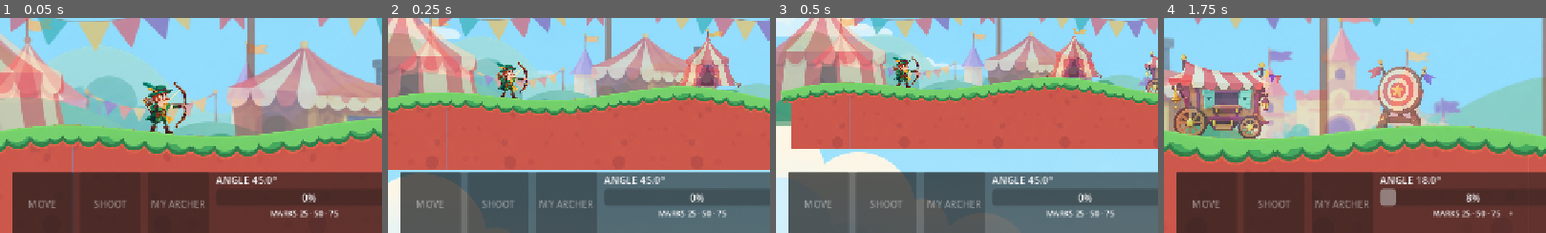
Above: before the commit, frames 1-4 (left to right).
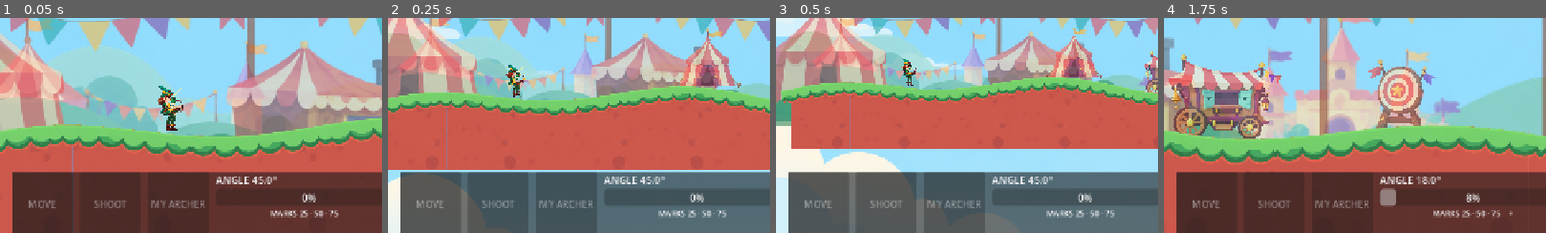
Above: after the commit, the same moments.

Repository: Xiangyu-Gu-6/Archers-Battle-Demo
Game: Godot game, scene res://scenes/Main.tscn
The game is run twice, just before and just after one commit, with the same random seed, the same clock (stepped at 60 frames per second) and the same inputs.
Inputs (mouse positions are % of the whole screen's width and height, from its top left):
- Up to frame 1 (0.05 s): no input
- Up to frame 2 (0.25 s): no input
- Up to frame 3 (0.5 s): no input
- Up to frame 4 (1.75 s): click "SKIP MAP INTRO" at 0.5 s; tap Enter at 1.25 s; move the mouse to (72, 45) at 1.27 s; hold D (move_right) from 1.28 s (still down); hold Space (charge) from 1.28 s (still down); click (72, 45) at 1.42 s
The pictures show only the part of the screen within x 0-50%, y 47-97%; the shares and areas given below are measured in that part.

The runs differ from the first frame. In frame 1, 1.7% of the frame differs, in the area x 37-50%, y 29-54%; in frame 2, 0.8%; in frame 3, 0.6%; in frame 4, nothing differs.

Commit message:
feat: integrate emerald ranger combat rig

Diff:
--- a/scripts/archer.gd
+++ b/scripts/archer.gd
@@ -1,16 +1,21 @@
 class_name Archer
 extends Node2D
 
-const PLAYER_TEXTURE := preload("res://assets/art/characters/emerald_ranger_ingame_100px_right_v01.png")
 const CPU_TEXTURE := preload("res://assets/art/characters/shipwreck_shark_ingame_100px_left_v01.png")
+const EmeraldRangerRigScript := preload("res://scripts/emerald_ranger_rig.gd")
 
 var display_name := "Archer"
 var side := 0
 var health := 100
 var max_health := 100
-var aim_angle := 45.0
+var aim_angle := 45.0:
+	set(value):
+		aim_angle = value
+		if is_instance_valid(rig_visual):
+			rig_visual.set_aim_degrees(value)
 var body_color := Color("#52a7ff")
 var art_sprite: Sprite2D
+var rig_visual: EmeraldRangerRig
 
 func setup(which_side: int, label_text: String, color: Color, hp: int) -> void:
 	side = which_side
@@ -23,9 +28,16 @@
 
 func _build_art_sprite() -> void:
 	if is_instance_valid(art_sprite): art_sprite.queue_free()
+	if is_instance_valid(rig_visual): rig_visual.queue_free()
+	if side == 0:
+		rig_visual = EmeraldRangerRigScript.new()
+		rig_visual.name = "AnimatedCharacterRig"
+		add_child(rig_visual)
+		rig_visual.set_aim_degrees(aim_angle)
+		return
 	art_sprite = Sprite2D.new()
 	art_sprite.name = "CharacterArt"
-	art_sprite.texture = PLAYER_TEXTURE if side == 0 else CPU_TEXTURE
+	art_sprite.texture = CPU_TEXTURE
 	art_sprite.centered = false
 	art_sprite.position = Vector2(-80.0, -116.0)
 	art_sprite.texture_filter = CanvasItem.TEXTURE_FILTER_LINEAR
@@ -43,7 +55,21 @@
 
 func apply_damage(amount: int) -> void:
 	health = maxi(0, health - amount)
+	if is_instance_valid(rig_visual):
+		rig_visual.play_hit()
 	queue_redraw()
+
+func set_visual_state(state: StringName) -> void:
+	if is_instance_valid(rig_visual):
+		rig_visual.set_combat_state(state)
+
+func set_charge_visual(value: float) -> void:
+	if is_instance_valid(rig_visual):
+		rig_visual.set_charge(value)
+
+func play_release_visual() -> void:
+	if is_instance_valid(rig_visual):
+		rig_visual.play_release()
 
 func segment_hit(a: Vector2, b: Vector2) -> Dictionary:
 	var la := a - global_position
--- /dev/null
+++ b/scripts/emerald_ranger_rig.gd
@@ -0,0 +1,235 @@
+class_name EmeraldRangerRig
+extends Node2D
+
+const PART_ROOT := "res://assets/art/characters/emerald_ranger/rig_parts_v02/"
+const GAME_SCALE := 0.0876
+
+const FRONT_UPPER_LENGTH := 176.0
+const FRONT_LOWER_LENGTH := 202.0
+const REAR_UPPER_LENGTH := 190.0
+const REAR_LOWER_LENGTH := 208.0
+const FRONT_THIGH_LENGTH := 202.0
+const FRONT_SHIN_LENGTH := 255.0
+const REAR_THIGH_LENGTH := 232.0
+const REAR_SHIN_LENGTH := 260.0
+
+var skeleton: Skeleton2D
+var bones: Dictionary = {}
+var sprites: Dictionary = {}
+var bow_string: Line2D
+
+var combat_state := &"idle"
+var aim_degrees := 45.0
+var charge_amount := 0.0
+var aim_weight := 0.0
+var release_elapsed := -1.0
+var hit_elapsed := -1.0
+var motion_time := 0.0
+
+
+func _ready() -> void:
+	position = Vector2(0.0, -40.0)
+	scale = Vector2.ONE * GAME_SCALE
+	texture_filter = CanvasItem.TEXTURE_FILTER_LINEAR
+	_build_skeleton()
+	_apply_pose()
+
+
+func _process(delta: float) -> void:
+	motion_time += delta
+	var wants_aim := combat_state in [&"aim", &"charge"]
+	aim_weight = move_toward(aim_weight, 1.0 if wants_aim else 0.0, delta * 5.5)
+	if release_elapsed >= 0.0:
+		release_elapsed += delta
+		if release_elapsed >= 0.92:
+			release_elapsed = -1.0
+	if hit_elapsed >= 0.0:
+		hit_elapsed += delta
+		if hit_elapsed >= 0.42:
+			hit_elapsed = -1.0
+	_apply_pose()
+
+
+func set_combat_state(next_state: StringName) -> void:
+	combat_state = next_state
+	if next_state != &"charge":
+		charge_amount = 0.0
+
+
+func set_aim_degrees(value: float) -> void:
+	aim_degrees = clampf(value, 10.0, 85.0)
+
+
+func set_charge(value: float) -> void:
+	combat_state = &"charge"
+	charge_amount = clampf(value, 0.0, 1.0)
+
+
+func play_release() -> void:
+	combat_state = &"release"
+	release_elapsed = 0.0
+	charge_amount = 0.0
+
+
+func play_hit() -> void:
+	hit_elapsed = 0.0
+
+
+func is_nocked_arrow_visible() -> bool:
+	return is_instance_valid(sprites.get("arrow")) and sprites.arrow.visible
+
+
+func _build_skeleton() -> void:
+	skeleton = Skeleton2D.new()
+	skeleton.name = "EmeraldRangerSkeleton2D"
+	add_child(skeleton)
+
+	bones.pelvis = _bone("Pelvis", skeleton, Vector2.ZERO, 0.0, 80.0)
+	bones.spine = _bone("Spine", bones.pelvis, Vector2.ZERO, 0.0, 205.0)
+	bones.head = _bone("Head", bones.spine, Vector2(8, -218), 0.0, 90.0)
+	bones.hat = _bone("Hat", bones.head, Vector2(-6, -172), 0.0, 70.0)
+	bones.feather = _bone("Feather", bones.hat, Vector2(60, -18), 0.0, 95.0)
+	bones.quiver = _bone("Quiver", bones.spine, Vector2(-82, -92), -0.20, 170.0)
+	bones.pouch = _bone("BeltPouch", bones.pelvis, Vector2(74, -20), 0.08, 80.0)
+
+	bones.rear_upper = _bone("RearUpperArm", bones.spine, Vector2(-45, -175), 0.0, REAR_UPPER_LENGTH)
+	bones.rear_forearm = _bone("RearForearm", bones.rear_upper, Vector2(REAR_UPPER_LENGTH - 24.0, 0.0), 0.0, REAR_LOWER_LENGTH)
+	bones.front_upper = _bone("FrontUpperArm", bones.spine, Vector2(38, -170), 0.0, FRONT_UPPER_LENGTH)
+	bones.front_forearm = _bone("FrontForearm", bones.front_upper, Vector2(FRONT_UPPER_LENGTH - 22.0, 0.0), 0.0, FRONT_LOWER_LENGTH)
+	bones.bow_grip = _bone("BowGrip", bones.front_forearm, Vector2(FRONT_LOWER_LENGTH - 18.0, 0.0), 0.0, 145.0)
+	bones.arrow = _bone("NockedArrow", skeleton, Vector2(200, -155), 0.0, 300.0)
+
+	bones.rear_thigh = _bone("RearThigh", bones.pelvis, Vector2(-32, 16), 0.0, REAR_THIGH_LENGTH)
+	bones.rear_shin = _bone("RearShin", bones.rear_thigh, Vector2(REAR_THIGH_LENGTH - 28.0, 0.0), 0.0, REAR_SHIN_LENGTH)
+	bones.front_thigh = _bone("FrontThigh", bones.pelvis, Vector2(32, 16), 0.0, FRONT_THIGH_LENGTH)
+	bones.front_shin = _bone("FrontShin", bones.front_thigh, Vector2(FRONT_THIGH_LENGTH - 25.0, 0.0), 0.0, FRONT_SHIN_LENGTH)
+
+	_attach_sprite("torso", bones.spine, "torso", Vector2(161, 240), 0.0, 0)
+	_attach_sprite("head", bones.head, "head", Vector2(151, 258), 0.0, 5)
+	_attach_sprite("hat", bones.hat, "hat", Vector2(162, 135), 0.0, 7)
+	_attach_sprite("feather", bones.feather, "hat_feather", Vector2(286, 184), 0.0, 8, "v03")
+	_attach_sprite("quiver", bones.quiver, "quiver", Vector2(116, 245), 0.0, -8)
+	_attach_sprite("pouch", bones.pouch, "belt_pouch", Vector2(95, 80), 0.0, 4)
+	_attach_sprite("rear_upper", bones.rear_upper, "rear_upper_arm", Vector2(72, 36), -PI / 2.0, -5)
+	_attach_sprite("rear_forearm", bones.rear_forearm, "rear_forearm_hand", Vector2(27, 61), 0.0, -4)
+	_attach_sprite("front_upper", bones.front_upper, "front_upper_arm", Vector2(106, 34), -PI / 2.0, 9)
+	_attach_sprite("front_forearm", bones.front_forearm, "front_forearm_hand", Vector2(30, 145), 0.0, 10)
+	_attach_sprite("bow", bones.bow_grip, "bow", Vector2(116, 158), 0.0, 12)
+	_attach_sprite("arrow", bones.arrow, "nocked_arrow", Vector2(20, 40), 0.0, 14)
+	_attach_sprite("rear_thigh", bones.rear_thigh, "rear_thigh", Vector2(66, 27), -PI / 2.0, -6)
+	_attach_sprite("rear_shin", bones.rear_shin, "rear_lower_leg_boot", Vector2(76, 28), -PI / 2.0, -6)
+	_attach_sprite("front_thigh", bones.front_thigh, "front_thigh", Vector2(60, 28), -PI / 2.0, 2)
+	_attach_sprite("front_shin", bones.front_shin, "front_lower_leg_boot", Vector2(75, 28), -PI / 2.0, 2)
+
+	bow_string = Line2D.new()
+	bow_string.name = "DynamicBowString"
+	bow_string.width = 3.0
+	bow_string.default_color = Color("#f7e7bf")
+	bow_string.z_index = 13
+	bow_string.antialiased = true
+	skeleton.add_child(bow_string)
+
+	for bone_value in bones.values():
+		if bone_value is Bone2D:
+			bone_value.rest = bone_value.transform
+
+
+func _bone(bone_name: String, parent: Node, position_value: Vector2, rotation_value: float, length_value: float) -> Bone2D:
+	var bone := Bone2D.new()
+	bone.name = bone_name
+	bone.position = position_value
+	bone.rotation = rotation_value
+	bone.set_autocalculate_length_and_angle(false)
+	bone.set_length(length_value)
+	parent.add_child(bone)
+	return bone
+
+
+func _attach_sprite(key: String, bone: Bone2D, file_stem: String, pivot: Vector2, sprite_rotation: float, z_value: int, version := "v02") -> void:
+	var sprite := Sprite2D.new()
+	sprite.name = file_stem.to_pascal_case() + "Skin"
+	sprite.texture = load(PART_ROOT + "emerald_ranger_" + file_stem + "_" + version + ".png")
+	sprite.centered = false
+	sprite.position = -pivot
+	sprite.rotation = sprite_rotation
+	sprite.z_index = z_value
+	bone.add_child(sprite)
+	sprites[key] = sprite
+
+
+func _apply_pose() -> void:
+	if not is_instance_valid(skeleton):
+		return
+	var idle_wave := sin(motion_time * TAU / 1.35)
+	var walk_wave := sin(motion_time * TAU * 2.2) if combat_state == &"move" else 0.0
+	var recoil := _release_pulse()
+	var hit := _hit_pulse()
+	var draw_amount := maxf(charge_amount, aim_weight * 0.34)
+	var pose_angle := lerpf(30.0, aim_degrees, aim_weight)
+	var pose_radians := deg_to_rad(-pose_angle)
+
+	var bounce := idle_wave * 3.0 + absf(walk_wave) * 5.0 - recoil * 9.0
+	skeleton.position.y = bounce
+	bones.spine.rotation = -0.035 * draw_amount + 0.11 * recoil - 0.10 * hit
+	bones.head.rotation = -0.02 * draw_amount - 0.10 * recoil + 0.13 * hit + idle_wave * 0.008
+	bones.hat.rotation = -0.045 * recoil + 0.08 * hit + idle_wave * 0.012
+	bones.feather.rotation = idle_wave * 0.06 - recoil * 0.28 + hit * 0.18
+	bones.quiver.rotation = -0.20 - recoil * 0.08 + walk_wave * 0.025
+	bones.pouch.rotation = 0.08 + recoil * 0.09 - walk_wave * 0.035
+
+	var bow_target := Vector2(278.0, -155.0)
+	bow_target += Vector2(0.0, clampf((45.0 - pose_angle) * 2.6, -88.0, 66.0)) * aim_weight
+	bow_target += Vector2(-16.0, 11.0) * recoil
+	var relaxed_draw_target := Vector2(82.0, -52.0)
+	var full_draw_target := Vector2(58.0, -178.0) + Vector2(0.0, clampf((45.0 - pose_angle) * 1.45, -48.0, 36.0))
+	var draw_target := relaxed_draw_target.lerp(full_draw_target, draw_amount)
+	draw_target += Vector2(-10.0, 12.0) * recoil
+
+	_solve_two_bone(bones.front_upper, bones.front_forearm, bow_target, FRONT_UPPER_LENGTH - 22.0, FRONT_LOWER_LENGTH - 18.0, 1.0)
+	_solve_two_bone(bones.rear_upper, bones.rear_forearm, draw_target, REAR_UPPER_LENGTH - 24.0, REAR_LOWER_LENGTH - 20.0, 1.0)
+
+	var planted_y := 456.0 - bounce
+	var stride := walk_wave * 30.0
+	_solve_two_bone(bones.front_thigh, bones.front_shin, Vector2(48.0 + stride, planted_y), FRONT_THIGH_LENGTH - 25.0, FRONT_SHIN_LENGTH - 18.0, -1.0)
+	_solve_two_bone(bones.rear_thigh, bones.rear_shin, Vector2(-44.0 - stride, planted_y - 3.0), REAR_THIGH_LENGTH - 28.0, REAR_SHIN_LENGTH - 20.0, 1.0)
+
+	var bow_local := skeleton.to_local(bones.bow_grip.global_position)
+	bones.bow_grip.global_rotation = skeleton.global_rotation + pose_radians * 0.12 + recoil * 0.12
+	bones.arrow.position = draw_target
+	bones.arrow.rotation = pose_radians * 0.18
+	var released := release_elapsed >= 0.0 and release_elapsed < 0.84
+	sprites.arrow.visible = not released
+	var string_nock := bow_local + Vector2(-96.0, 0.0) if released else draw_target
+	bow_string.points = PackedVector2Array([
+		bow_local + Vector2(-92.0, -145.0),
+		string_nock,
+		bow_local + Vector2(-92.0, 145.0)
+	])
+
+
+func _solve_two_bone(upper: Bone2D, lower: Bone2D, target_local: Vector2, upper_length: float, lower_length: float, bend_sign: float) -> void:
+	var origin_local := skeleton.to_local(upper.global_position)
+	var delta := target_local - origin_local
+	var distance := clampf(delta.length(), absf(upper_length - lower_length) + 1.0, upper_length + lower_length - 1.0)
+	var target_angle := delta.angle()
+	var cosine_shoulder := clampf((upper_length * upper_length + distance * distance - lower_length * lower_length) / (2.0 * upper_length * distance), -1.0, 1.0)
+	var upper_angle := target_angle + acos(cosine_shoulder) * bend_sign
+	upper.global_rotation = skeleton.global_rotation + upper_angle
+	var elbow_local := origin_local + Vector2(upper_length, 0.0).rotated(upper_angle)
+	lower.global_rotation = skeleton.global_rotation + (target_local - elbow_local).angle()
+
+
+func _release_pulse() -> float:
+	if release_elapsed < 0.0 or release_elapsed >= 0.68:
+		return 0.0
+	if release_elapsed <= 0.18:
+		return smoothstep(0.0, 0.18, release_elapsed)
+	return 1.0 - smoothstep(0.18, 0.68, release_elapsed)
+
+
+func _hit_pulse() -> float:
+	if hit_elapsed < 0.0 or hit_elapsed >= 0.42:
+		return 0.0
+	if hit_elapsed <= 0.10:
+		return smoothstep(0.0, 0.10, hit_elapsed)
+	return 1.0 - smoothstep(0.10, 0.42, hit_elapsed)
--- a/scripts/main.gd
+++ b/scripts/main.gd
@@ -343,6 +343,8 @@
 	aim_down_held = false
 	aim_hold_elapsed = 0.0
 	phase = Phase.SELECT
+	for actor in archers:
+		actor.set_visual_state(&"idle")
 	hit_label.text = ""
 	_focus_actor(current_side)
 	status_label.text = "CHOOSE AN ACTION" if current_side == 0 else "CPU IS SCOUTING..."
@@ -353,6 +355,7 @@
 func _choose_move() -> void:
 	if phase != Phase.SELECT or current_side != 0: return
 	phase = Phase.MOVE
+	archers[0].set_visual_state(&"move")
 	move_committed = false
 	move_start_position = archers[0].global_position
 	move_reachable_interval = terrain.reachable_interval(archers[0].position.x, move_remaining, 0)
@@ -363,6 +366,7 @@
 func _choose_shoot() -> void:
 	if phase != Phase.SELECT or current_side != 0: return
 	phase = Phase.AIM
+	archers[0].set_visual_state(&"aim")
 	shot_committed = false
 	var preview_power := float(last_player_shot.get("power", 0.5))
 	status_label.text = "PREVIEW %d%% · HOLD SPACE TO CHARGE" % roundi(preview_power * 100.0)
@@ -381,6 +385,7 @@
 		phase = Phase.SELECT
 	else:
 		return
+	archers[0].set_visual_state(&"idle")
 	trajectory = PackedVector2Array()
 	queue_redraw()
 	status_label.text = "CHOOSE AN ACTION"
@@ -433,6 +438,7 @@
 		if phase == Phase.CHARGE:
 			charge_elapsed += delta
 			charge_power = _triangle_power(charge_elapsed)
+			archers[0].set_charge_visual(charge_power)
 			preview_update_elapsed += delta
 			if preview_update_elapsed >= 1.0 / 30.0:
 				preview_update_elapsed = 0.0
@@ -465,6 +471,7 @@
 			charging = true
 			shot_committed = true
 			charge_elapsed = 0.0
+			archers[0].set_charge_visual(0.0)
 			preview_update_elapsed = 0.0
 			_focus_actor(0)
 			status_label.text = "ACTION LOCKED: CHARGING"
@@ -489,6 +496,7 @@
 		charge_elapsed = 0.0
 		charge_power = 0.0
 		phase = Phase.AIM
+		archers[0].set_visual_state(&"aim")
 		aim_up_held = false
 		aim_down_held = false
 		dragging = false
@@ -506,6 +514,7 @@
 	var previous_x: float = actor.position.x
 	var next_x: float = terrain.advance_along_surface(previous_x, signf(direction), requested_distance, zone)
 	var actual: float = terrain.surface_distance(previous_x, next_x)
+	actor.set_visual_state(&"move" if actual > 0.05 else &"idle")
 	actor.position.x = next_x
 	actor.position.y = terrain.surface_y(next_x)
 	move_remaining = maxf(0.0, move_remaining - actual)
@@ -534,6 +543,7 @@
 	queue_redraw()
 	var shooter = archers[side]
 	var target = archers[1 - side]
+	shooter.play_release_visual()
 	if side == 0:
 		var shot_trace: Dictionary = BallisticsScript.trace(
 			shooter.muzzle_position(),
@@ -600,6 +610,7 @@
 
 func _finish_action() -> void:
 	if phase == Phase.GAME_OVER: return
+	archers[current_side].set_visual_state(&"idle")
 	current_side = 1 - current_side
 	_begin_turn()
 
@@ -625,6 +636,7 @@
 		await _ai_move(token)
 		return
 	archers[1].aim_angle = clampf(solution.angle + rng.randf_range(-2.0, 2.0), balance.min_angle, balance.max_angle)
+	archers[1].set_visual_state(&"aim")
 	archers[1].queue_redraw()
 	phase = Phase.AIM
 	status_label.text = "CPU IS AIMING..."
@@ -633,6 +645,7 @@
 	await get_tree().create_timer(0.55).timeout
 	if token != turn_token: return
 	phase = Phase.CHARGE
+	archers[1].set_charge_visual(0.0)
 	var target_power: float = clampf(solution.power + rng.randf_range(-0.03, 0.03), 0.0, 1.0)
 	var elapsed := 0.0
 	while elapsed < target_power * balance.charge_half_cycle:
@@ -640,6 +653,7 @@
 		if token != turn_token: return
 		elapsed += get_physics_process_delta_time()
 		charge_power = _triangle_power(elapsed)
+		archers[1].set_charge_visual(charge_power)
 		_update_trajectory(charge_power)
 		_update_ui()
 	_fire_arrow(1, charge_power)
--- a/tests/v2_acceptance_test.gd
+++ b/tests/v2_acceptance_test.gd
@@ -84,7 +84,7 @@
 	check(is_instance_valid(game.art_backdrop), "art backdrop must be configured")
 	check(is_instance_valid(game.art_backdrop.sky) and is_instance_valid(game.art_backdrop.far_layer) and is_instance_valid(game.art_backdrop.mid_layer), "all three environment layers must exist")
 	check(is_instance_valid(game.terrain.grass_line) and game.terrain.grass_line.points.size() == game.terrain.heights.size(), "grass edge must follow every terrain sample")
-	check(is_instance_valid(game.archers[0].art_sprite) and is_instance_valid(game.archers[1].art_sprite), "both character art sprites must exist")
+	check(is_instance_valid(game.archers[0].rig_visual) and is_instance_valid(game.archers[1].art_sprite), "animated player rig and CPU art sprite must exist")
 	var decorative_props = game.match_root.get_node_or_null("DecorativeProps")
 	check(is_instance_valid(decorative_props) and decorative_props.get_child_count() == 3, "three decorative prop assets must be configured")
 	game.turn_token += 1
--- /dev/null
+++ b/tests/v3_acceptance_test.gd
@@ -0,0 +1,66 @@
+extends SceneTree
+
+const MainScene := preload("res://scenes/Main.tscn")
+
+var failures: Array[String] = []
+
+
+func _init() -> void:
+	call_deferred("_run")
+
+
+func check(condition: bool, message: String) -> void:
+	if not condition:
+		failures.append(message)
+
+
+func _run() -> void:
+	var game = MainScene.instantiate()
+	root.add_child(game)
+	while game.rebuilding_match:
+		await process_frame
+	game.turn_token += 1
+	game.current_side = 0
+	game.phase = game.Phase.SELECT
+	game._update_ui()
+
+	var player = game.archers[0]
+	var rig = player.rig_visual
+	check(is_instance_valid(rig), "player must use the emerald ranger rig")
+	check(is_instance_valid(rig.skeleton), "rig must contain Skeleton2D")
+	check(rig.bones.size() == 17, "rig must build all 17 named bones")
+	check(rig.sprites.size() == 16, "rig must attach all 16 art parts")
+	check(is_instance_valid(rig.bow_string), "rig must include a dynamic bow string")
+	check(player.art_sprite == null, "player static composite must be replaced by the rig")
+	check(is_instance_valid(game.archers[1].art_sprite), "CPU keeps its static art until a shark rig exists")
+
+	game.shoot_button.pressed.emit()
+	check(rig.combat_state == &"aim", "shoot choice must enter the aim pose")
+	player.aim_angle = 67.0
+	player.set_charge_visual(0.72)
+	await process_frame
+	check(is_equal_approx(rig.aim_degrees, 67.0), "aim angle must reach the visual rig")
+	check(is_equal_approx(rig.charge_amount, 0.72), "charge power must reach the visual rig")
+	check(rig.is_nocked_arrow_visible(), "nocked arrow must remain visible before release")
+
+	player.play_release_visual()
+	await process_frame
+	check(not rig.is_nocked_arrow_visible(), "nocked arrow must hide on release")
+	check(rig.release_elapsed >= 0.0, "release must start the recoil timeline")
+
+	var origin_before: Vector2 = player.muzzle_position()
+	player.apply_damage(10)
+	await process_frame
+	check(rig.hit_elapsed >= 0.0, "damage must trigger hit secondary motion")
+	check(origin_before.distance_to(player.muzzle_position()) < 0.001, "visual animation must not change projectile origin")
+	check(player.segment_hit(player.global_position + Vector2(-30, -86), player.global_position + Vector2(30, -86)).hit, "visual rig must not replace gameplay hit zones")
+
+	game.queue_free()
+	await process_frame
+	if failures.is_empty():
+		print("V3_ACCEPTANCE_OK skeleton=17 parts=16 combat_states=true gameplay_isolated=true")
+		quit(0)
+	else:
+		for failure in failures:
+			push_error(failure)
+		quit(1)
Not shown, added: assets/animation_previews/emerald_ranger/emerald_ranger_shoot_preview_anticipation_v03.png.import
Not shown, added: assets/animation_previews/emerald_ranger/emerald_ranger_shoot_preview_charge_v03.png.import
Not shown, added: assets/animation_previews/emerald_ranger/emerald_ranger_shoot_preview_idle_v03.png.import
Not shown, added: assets/animation_previews/emerald_ranger/emerald_ranger_shoot_preview_recoil_v03.png.import
Not shown, added: assets/animation_previews/emerald_ranger/emerald_ranger_shoot_preview_recover_v03.png.import
Not shown, added: assets/animation_previews/emerald_ranger/emerald_ranger_shoot_preview_release_v03.png.import
Not shown, added: assets/animation_previews/emerald_ranger/emerald_ranger_shoot_storyboard_v03.png.import
Not shown, added: assets/animation_previews/emerald_ranger_skeleton/emerald_ranger_skeleton_preview.gd.uid
Not shown, added: assets/animation_previews/emerald_ranger_skeleton/emerald_ranger_skeleton_preview_anticipation_v01.png.import
Not shown, added: assets/animation_previews/emerald_ranger_skeleton/emerald_ranger_skeleton_preview_charge_v01.png.import
Not shown, added: assets/animation_previews/emerald_ranger_skeleton/emerald_ranger_skeleton_preview_idle_v01.png.import
Not shown, added: assets/animation_previews/emerald_ranger_skeleton/emerald_ranger_skeleton_preview_recoil_v01.png.import
(and 17 more such lines)
